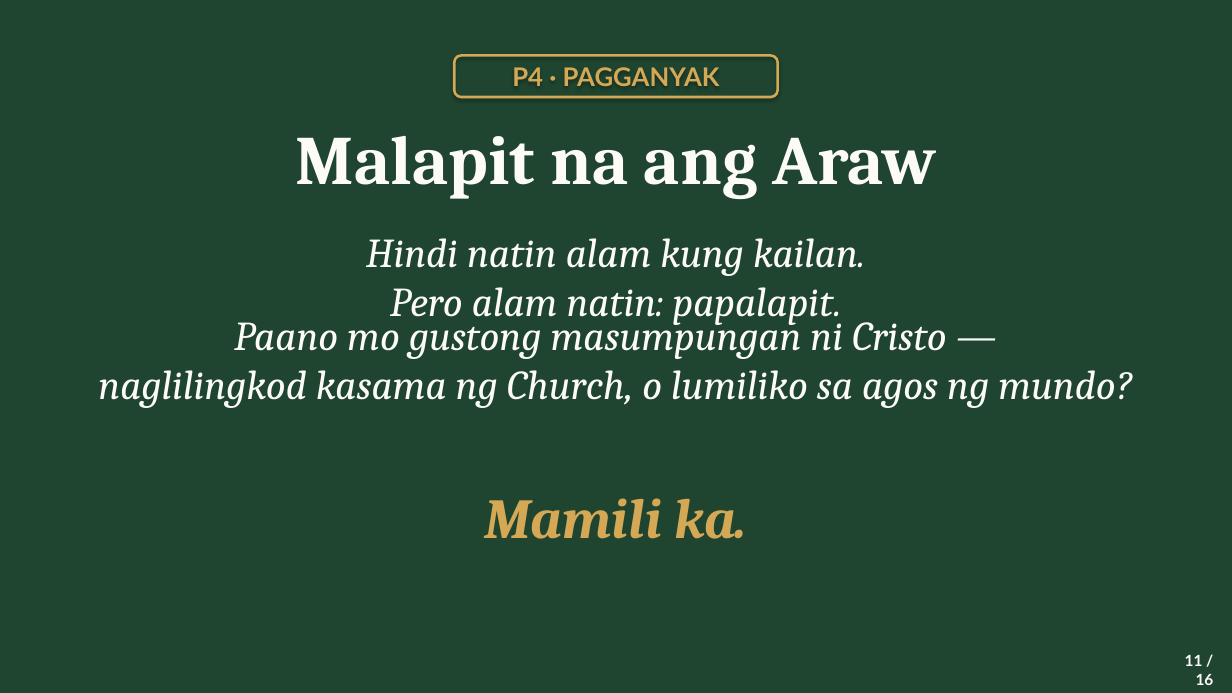
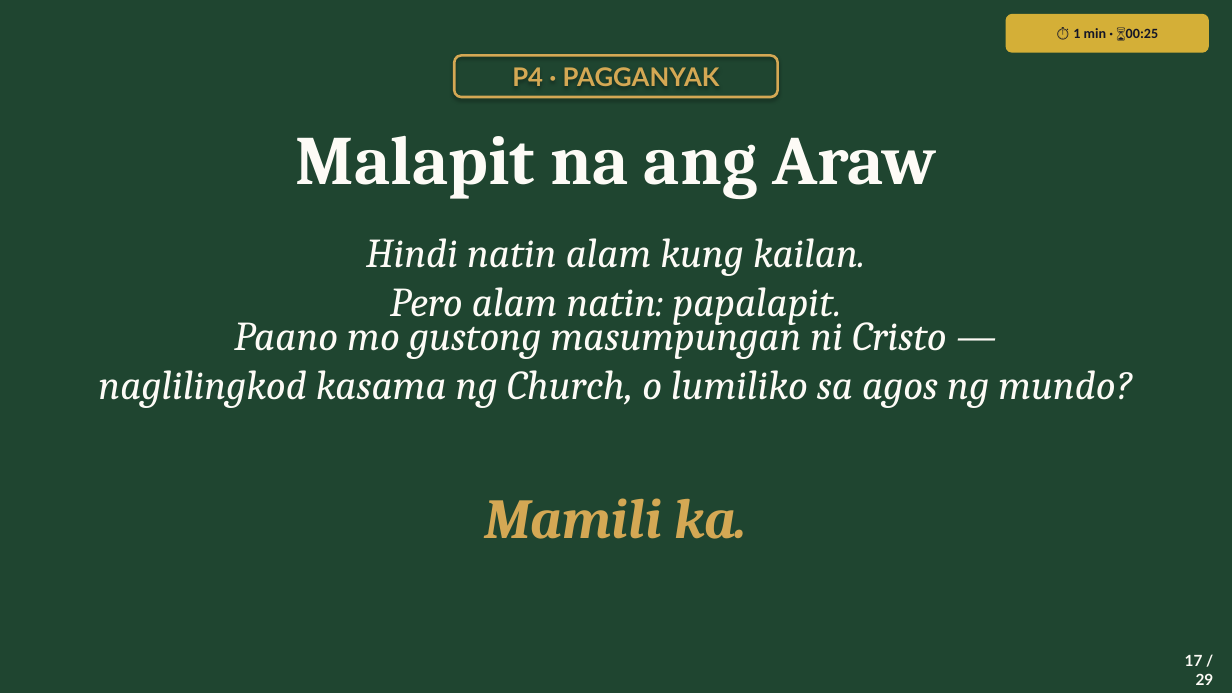
Before and after one commit to gejable1/multiply, a slide deck: slide 17 of lessons/btli101_xrw5fg/btli1_l7_slides.pptx (slide 12 before the commit). Drawn at 1232x693 pixels with LibreOffice and Linux fonts; fonts in the diff are those of the drawing. Boxes give left, top, right and bottom in pixels: in the first picture for what was removed or moved away, otherwise in the second. Text is boxed around its words. In the diff, an @@ line names an element or a change of style, - is before the commit and + after.

```diff
--- a/lessons/btli101_xrw5fg/btli1_l7_slides.pptx
+++ b/lessons/btli101_xrw5fg/btli1_l7_slides.pptx
@@ rounded rectangle added at (x1=1006, y1=14, x2=1209, y2=53), fill #D4AF37, 11 pt, text #141628, bold @@
+⏱ 1 min · ⌛00:25
@@ text at (x1=1185, y1=655, x2=1214, y2=685): text changed @@
-11 / 16
+17 / 29
```
Also in this commit, not shown: 16 other slides changed, 12 slides added.
